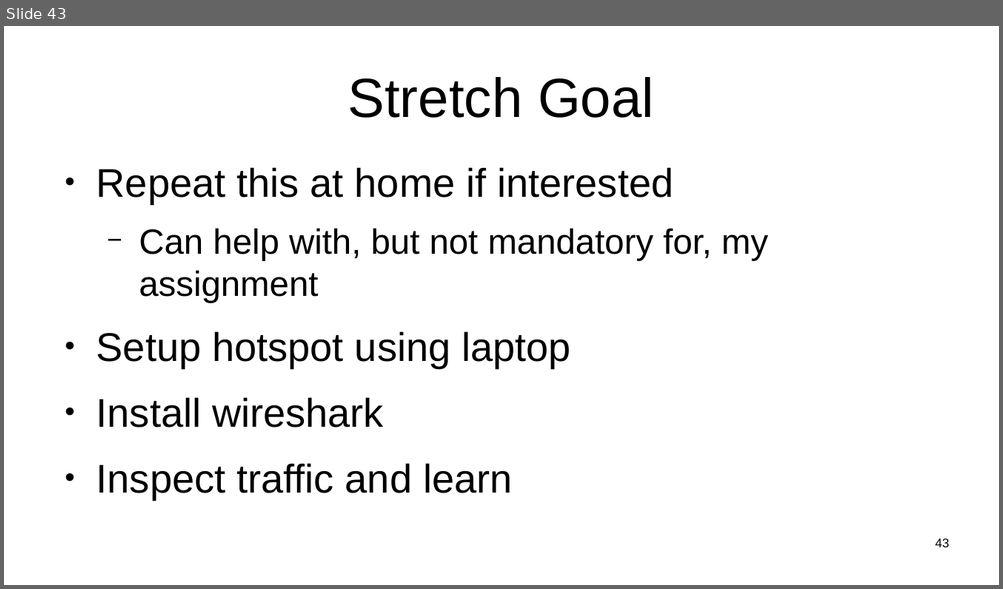
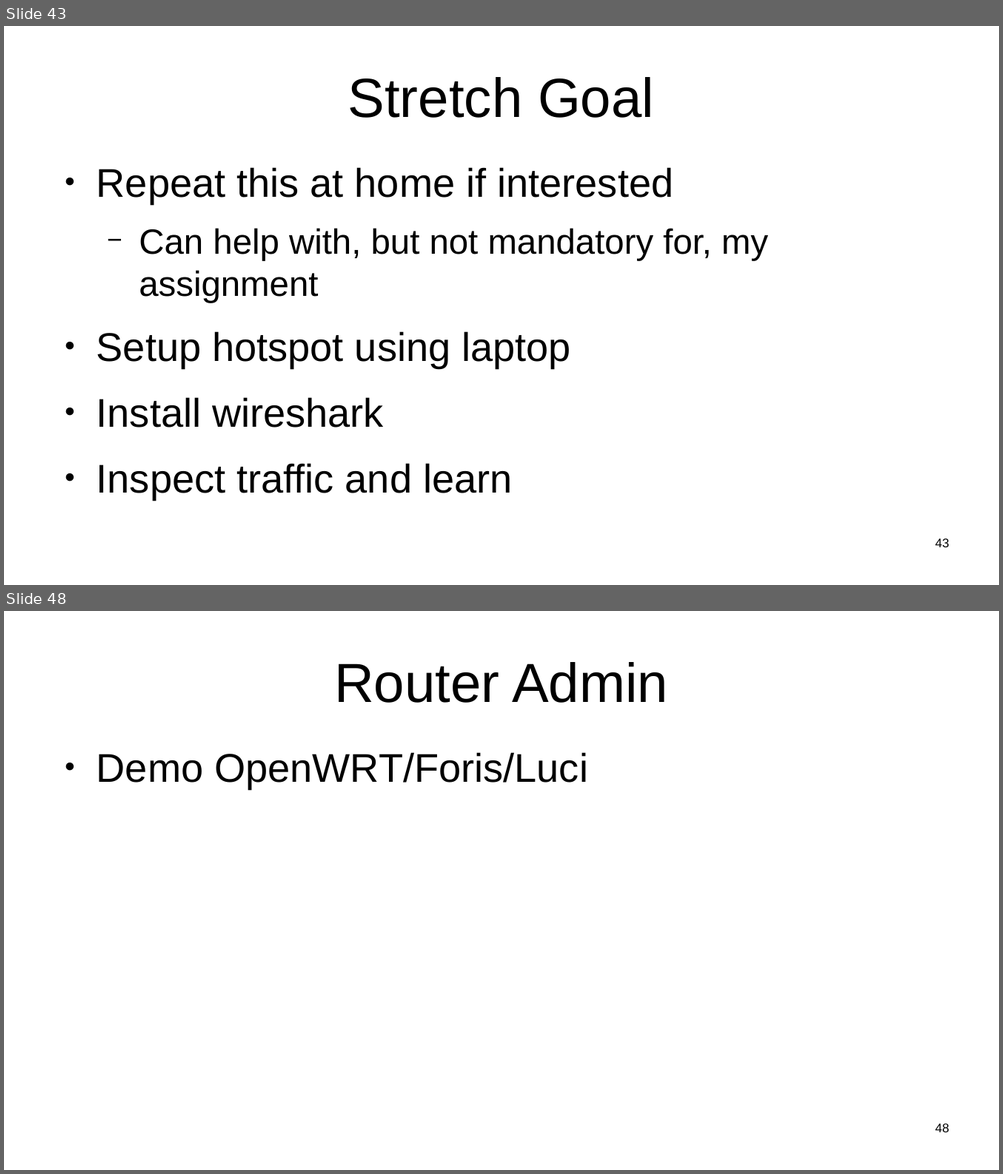
Before and after one commit to sftcd/witidtm, a slide deck: lectures/2021-2022/labs.odp. Shown one above the other, each under a label of ours: slide 43 before the commit, slides 43 and 48 after it; the slides between them are not shown. The pictures are 1003x589 and 1003x1174 pixels, drawn with LibreOffice and Linux fonts; fonts in the diff are those of the drawing. Boxes give left, top, right and bottom in pixels: in the first picture for what was removed or moved away, otherwise in the second. Text is boxed around its words. In the diff, an @@ line names an element or a change of style, - is before the commit and + after.

```diff
--- a/lectures/2021-2022/labs.odp
+++ b/lectures/2021-2022/labs.odp
@@ slide 48 added at (x1=4, y1=611, x2=999, y2=1170), background #FFFFFF @@
@@ title added at (x1=334, y1=662, x2=668, y2=703), 44 pt, text #000000 @@
+Router Admin
@@ text added at (x1=96, y1=752, x2=588, y2=789), 32 pt, text #000000 @@
+● Demo OpenWRT/Foris/Luci
@@ page number added at (x1=935, y1=1124, x2=949, y2=1133), 10 pt, text #000000 @@
+48
```
Also in this commit, not shown: 5 other slides added, 3 other files.
